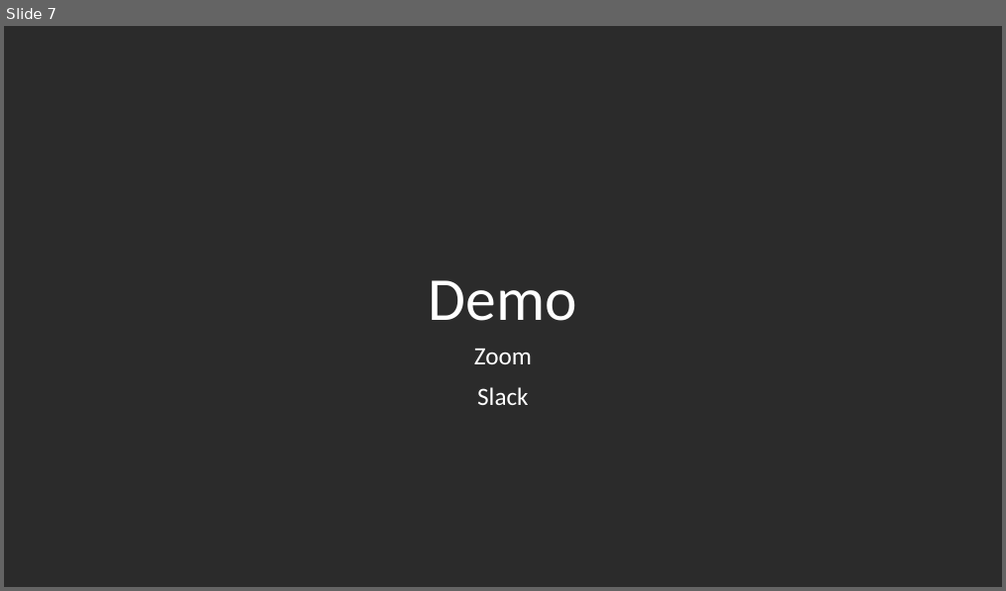
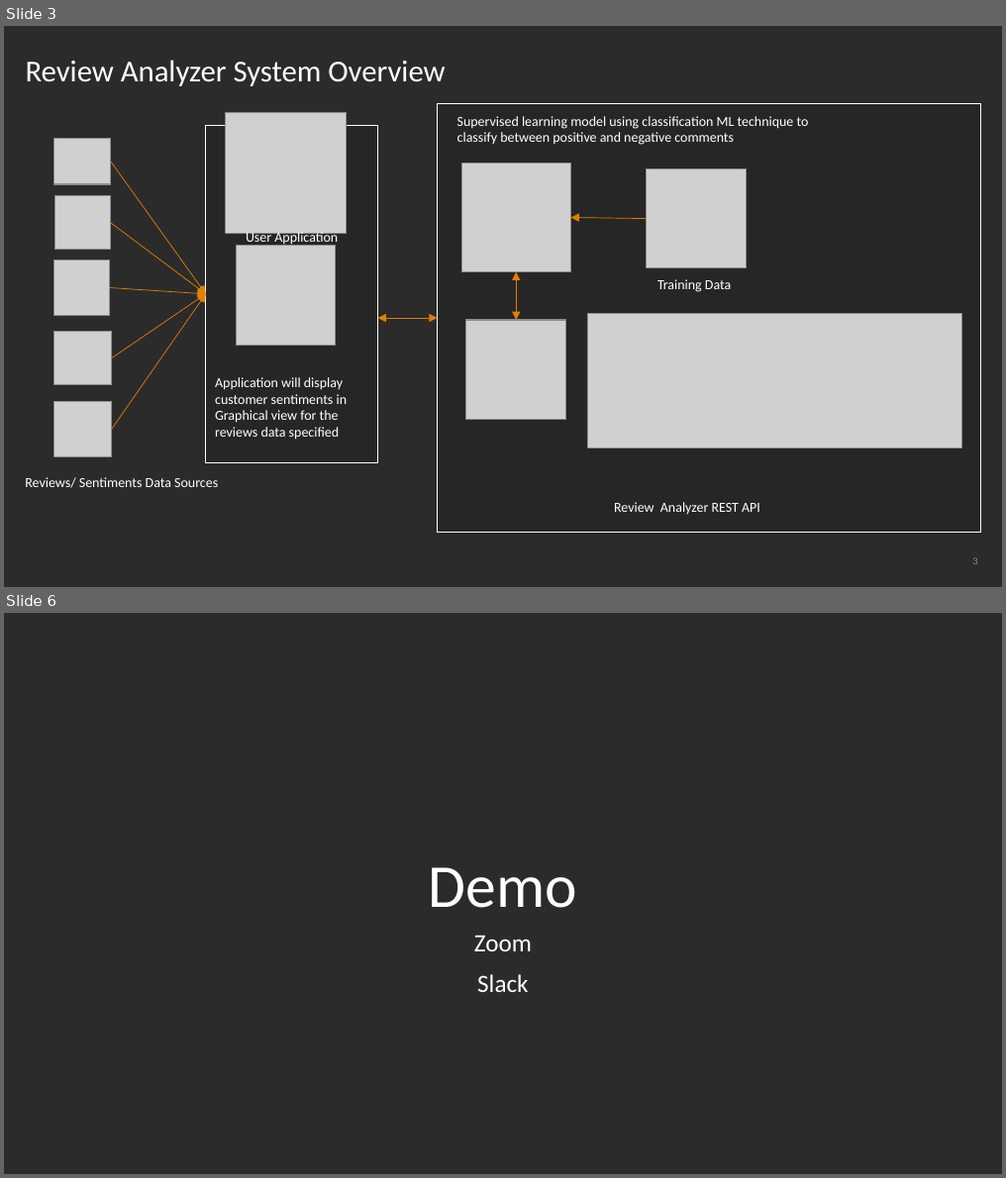
Before and after one commit to sumitkadu/ReviewAnalyzer, a slide deck: Review and analysis.pptx. Shown one above the other, each under a label of ours: slide 7 before the commit, slides 3 and 6 after it; the slides between them are not shown. The pictures are 1006x591 and 1006x1178 pixels, drawn with LibreOffice and Linux fonts; fonts in the diff are those of the drawing; grey boxes stand for pictures; background and template pictures are left out; a plain dark background stands for a picture behind light text. Boxes give left, top, right and bottom in pixels: in the first picture for what was removed or moved away, otherwise in the second. Text is boxed around its words. In the diff, an @@ line names an element or a change of style, - is before the commit and + after.

```diff
--- a/Review and analysis.pptx
+++ b/Review and analysis.pptx
@@ slide 3 added at [4, 26, 1002, 587], background picture (left out) @@
@@ title added at [26, 60, 445, 86], 22 pt, text #FFFFFF @@
+Review Analyzer System Overview
@@ picture added at [226, 113, 347, 234] @@
@@ rectangle added at [437, 104, 981, 533], fill #262626, outline #FFFFFF 1 pt @@
@@ picture added at [54, 138, 110, 183] @@
@@ rectangle added at [206, 126, 377, 464], fill #262626, outline #FFFFFF 1 pt @@
@@ text added at [457, 116, 809, 145], 10 pt, text #FFFFFF @@
+Supervised learning model using classification ML technique to classify between positive and negative comments
@@ arrow added from (111, 162) to (206, 294), #E17F00 0.5 pt @@
@@ picture added at [461, 163, 571, 273] @@
@@ picture added at [647, 169, 746, 269] @@
@@ picture added at [54, 195, 111, 250] @@
@@ arrow added from (110, 223) to (206, 294), #E17F00 0.5 pt @@
@@ text added at [246, 230, 338, 246], 10 pt, text #FFFFFF @@
+User Application
@@ arrow added from (647, 219) to (571, 218), #E17F00 0.5 pt @@
@@ picture added at [54, 261, 110, 315] @@
@@ picture added at [236, 246, 336, 346] @@
@@ arrow added from (110, 287) to (206, 294), #E17F00 0.5 pt @@
@@ double arrow added from (516, 273) to (516, 320), #E17F00 0.5 pt @@
@@ text added at [657, 279, 731, 292], 10 pt, text #FFFFFF @@
+Training Data
@@ arrow added from (112, 359) to (206, 294), #E17F00 0.5 pt @@
@@ arrow added from (112, 429) to (206, 294), #E17F00 0.5 pt @@
@@ double arrow added from (377, 318) to (437, 318), #E17F00 0.5 pt @@
@@ picture added at [466, 320, 566, 420] @@
@@ picture added at [587, 313, 961, 447] @@
@@ picture added at [54, 331, 112, 385] @@
@@ text added at [215, 377, 348, 440], 10 pt, text #FFFFFF @@
+Application will display customer sentiments in Graphical view for the reviews data specified
@@ picture added at [54, 401, 112, 457] @@
@@ text added at [25, 477, 218, 488], 10 pt, text #FFFFFF @@
+Reviews/ Sentiments Data Sources
@@ text added at [614, 502, 760, 514], 10 pt, text #FFFFFF @@
+Review Analyzer REST API
@@ page number added at [973, 559, 978, 565], 6.8 pt, text #8C8C8C @@
+3
@@ what was slide 7 is now slide 6 @@
```
Also in this commit, not shown: 4 slides changed, 2 slides removed.
